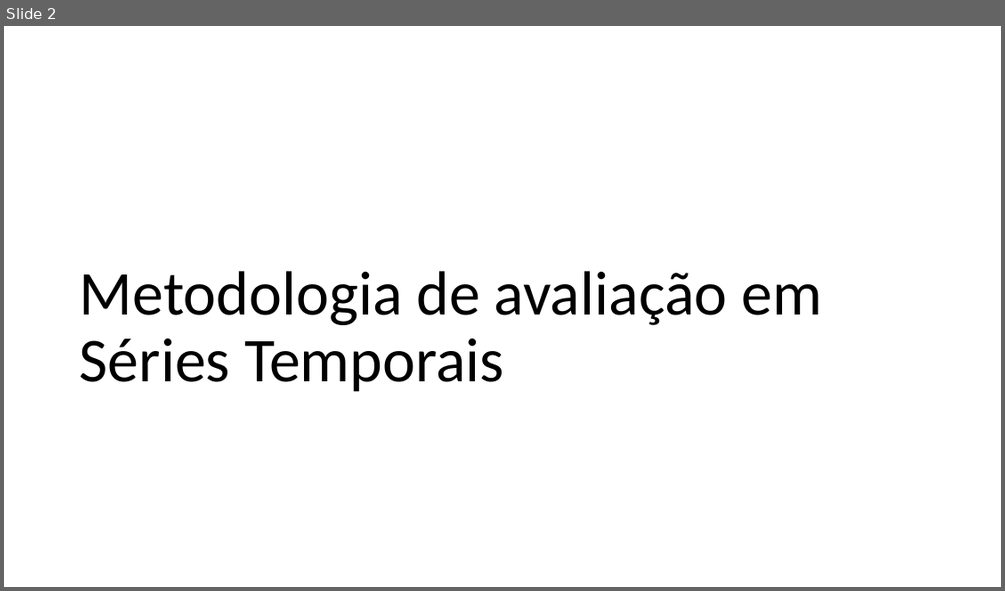
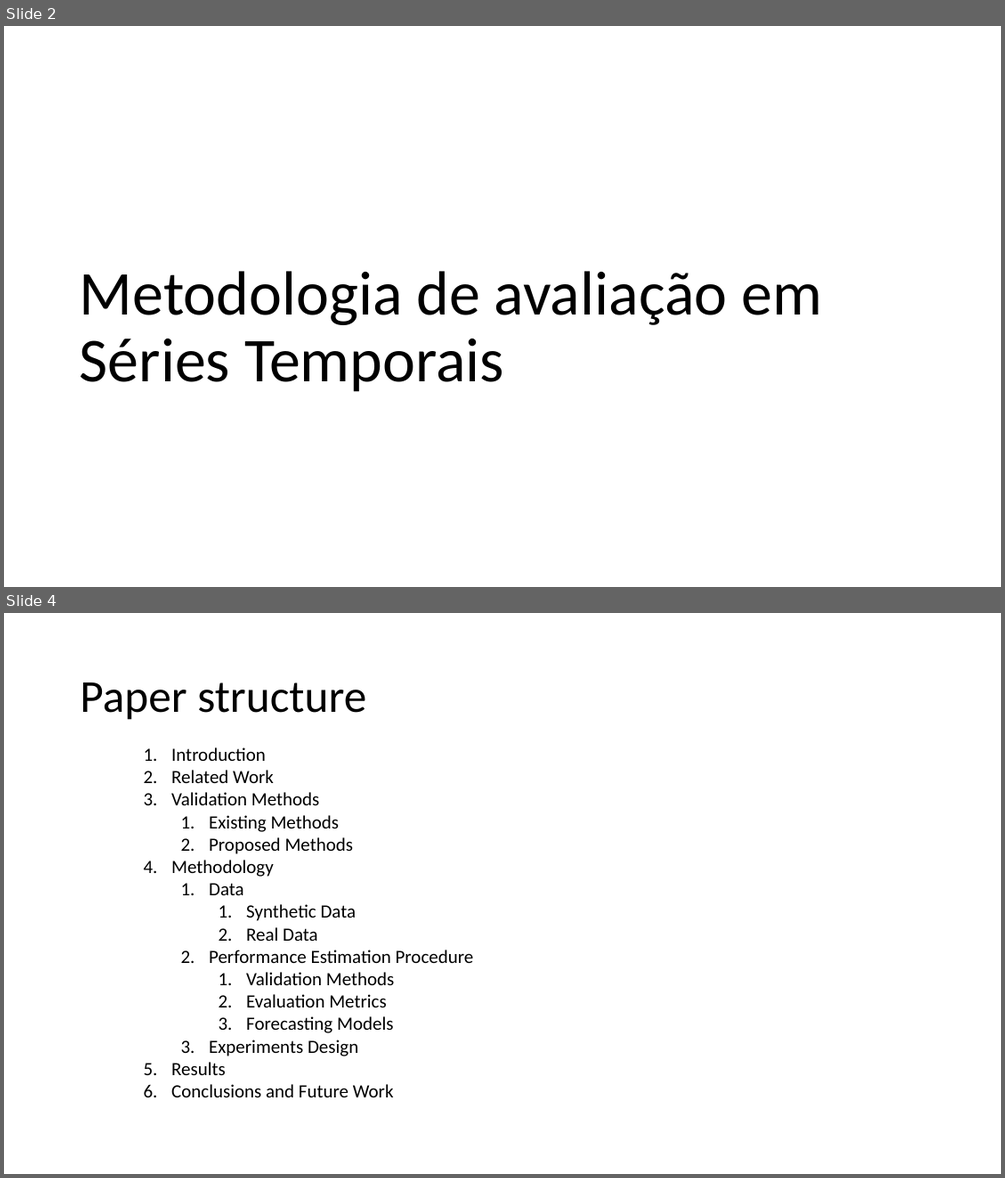
Before and after one commit to MiguelLoureiro98/timecave, a slide deck: papers/.ppt/TimeSeriesCV_15032024.pptx. Shown one above the other, each under a label of ours: slide 2 before the commit, slides 2 and 4 after it; the slides between them are not shown. The pictures are 1005x591 and 1005x1178 pixels, drawn with LibreOffice and Linux fonts; fonts in the diff are those of the drawing. Boxes give left, top, right and bottom in pixels: in the first picture for what was removed or moved away, otherwise in the second. Text is boxed around its words. In the diff, an @@ line names an element or a change of style, - is before the commit and + after.

```diff
--- a/papers/.ppt/TimeSeriesCV_15032024.pptx
+++ b/papers/.ppt/TimeSeriesCV_15032024.pptx
@@ slide 4 added at box(4, 613, 1001, 1174), background #FFFFFF @@
@@ title added at box(80, 682, 366, 720), 44 pt, text #000000 @@
+Paper structure
@@ text added at box(171, 747, 474, 1097), 18 pt, text #000000 @@
+1. Introduction
+2. Related Work
+3. Validation Methods
+  1. Existing Methods
+  2. Proposed Methods
+4. Methodology
+  1. Data
+    1. Synthetic Data
+    2. Real Data
+  2. Performance Estimation Procedure
+    1. Validation Methods
+    2. Evaluation Metrics
+    3. Forecasting Models
+  3. Experiments Design
+5. Results
+6. Conclusions and Future Work
```
Also in this commit, not shown: 2 slides changed, 4 other slides added, 22 slides removed, 2 other files.
